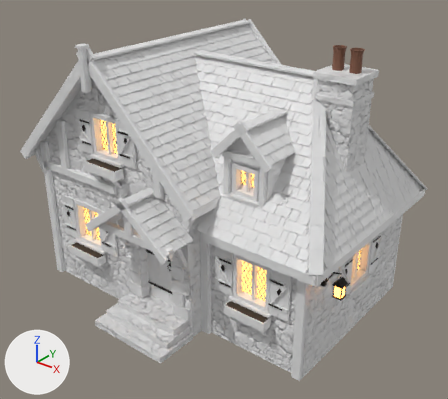
What one commit did to the FBX model GameClient/ArtSource/Silverbrook/Cottage2/SilverbrookCottage2.fbx.
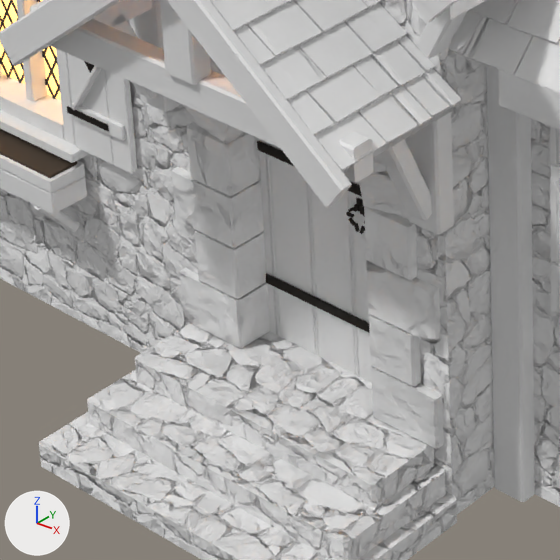
Each version is shown whole from a camera (50 mm lens) standing at (8.09, -9.78, 8.44) and looking at (0.34, -0.08, 2.42), then close up on the part from 19% to 48% of the width and 54% to 87% of the height. The lights are fixed; the arrows at lower left show +X, +Y and +Z. The last two pictures show the newer version. Vertices at exactly the same position are counted once.

The first close-up shows 'SM_SBCottage2_Details', 'SM_SBCottage2_Masonry', 'SM_SBCottage2_Roof', 'SM_SBCottage2_Timber'.
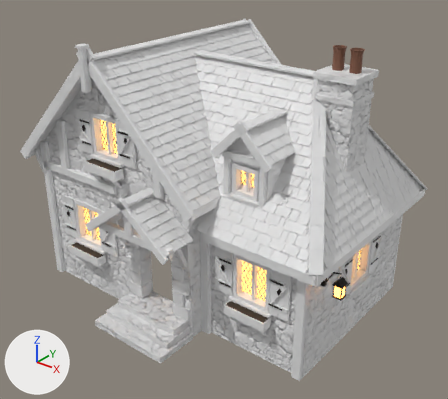
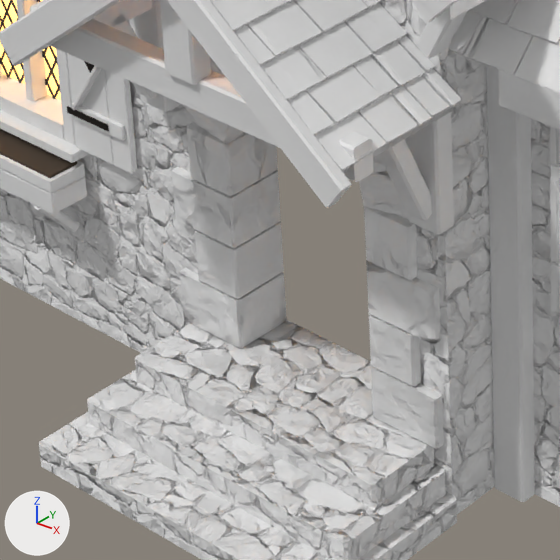
What differs and where, as boxes (x1, y1, x2, y2) in the close-ups (560 x 560 px):
'SM_SBCottage2_Details', reshaped
    before: (0, 0, 560, 383)
    after: (0, 0, 560, 313)
part 1 of me_sm_sbcottage2_details, deleted
    before: (257, 139, 372, 383)

What the commit changed:
me_sm_sbcottage2_details is used by ob_sm_sbcottage2_details; location (0.0, 0.0, 0.0).
me_sm_sbcottage2_details had 6076 vertices, 3909 faces and spanned x -3.59..3.93, y -2.34..2.61, z 0.42..5.99.
me_sm_sbcottage2_details now has 5910 vertices, 3798 faces and spans x -3.59..3.93, y -2.34..2.61, z 1.11..5.99.
me_sm_sbcottage2_details part 1: 14 loose pieces with 166 vertices, spanning x -0.52..0.43, y -1.76..-1.65, z 0.42..2.14, are deleted.
me_sm_sbcottage2_details no longer uses material mat_sb_doorboards.
